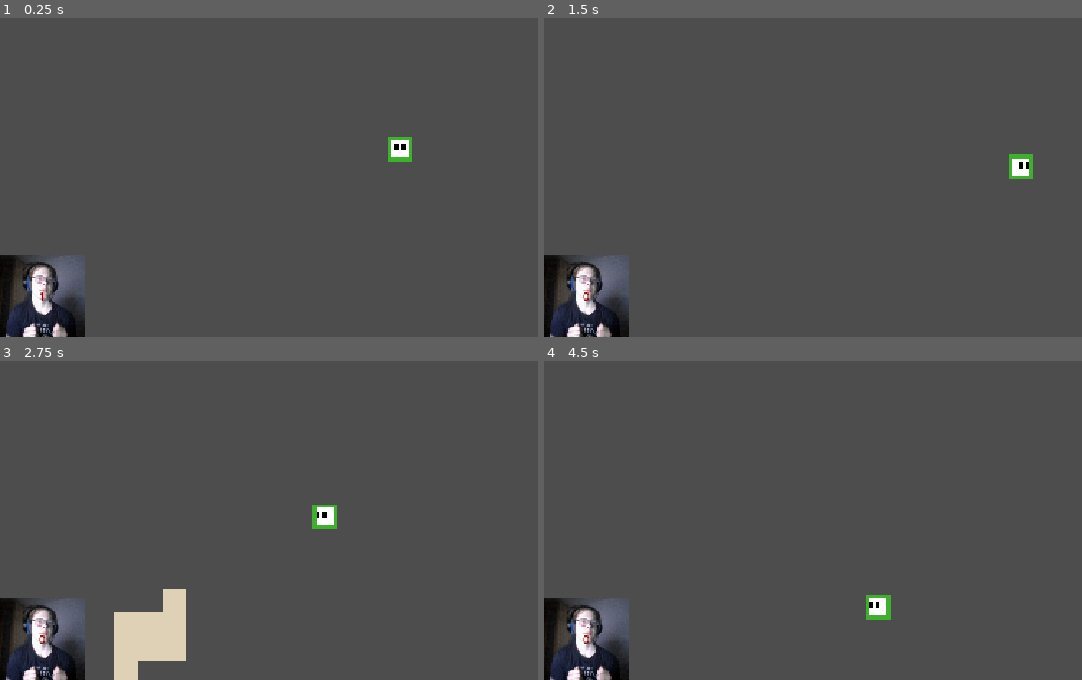
Above: before the commit, frames 1-4 (two rows, left to right).
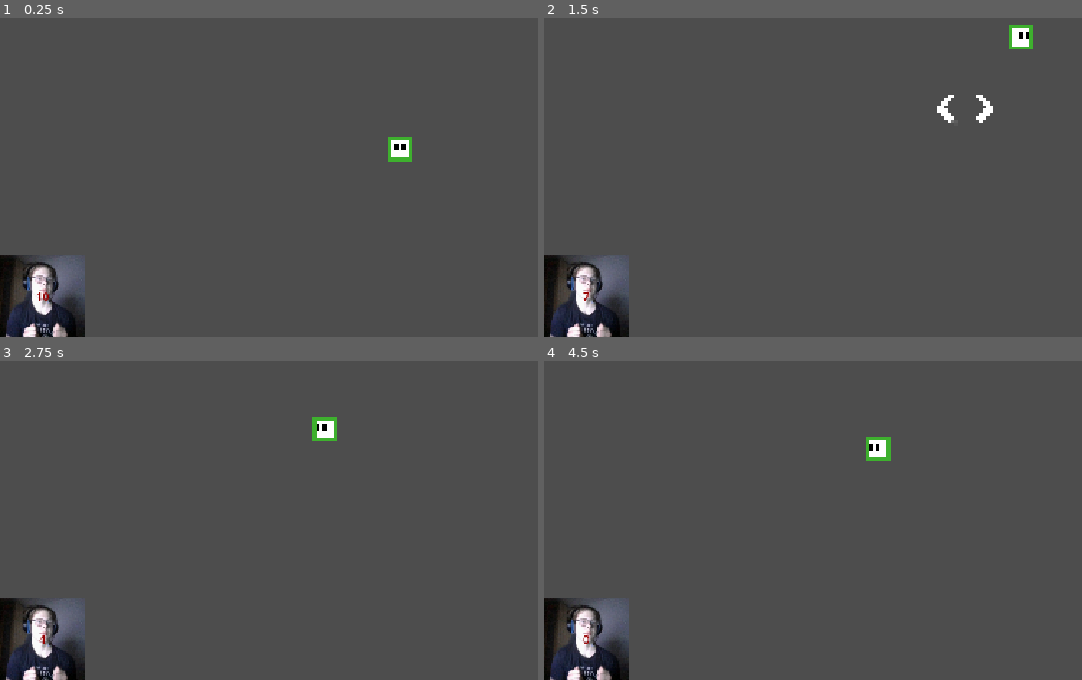
Above: after the commit, the same moments.

Repository: bk23miner/le-Gabe
Game: Godot game, scene res://scenes/Main.tscn
The game is run twice, just before and just after one commit, with the same random seed, the same clock (stepped at 60 frames per second) and the same inputs.
Inputs:
- Up to frame 1 (0.25 s): no input
- Up to frame 2 (1.5 s): hold D (right) from 0.53 s (still down); tap Shift (dash) at 0.6 s; tap Space (jump) at 0.77, 0.8, 1.07, 1.35 s
- Up to frame 3 (2.75 s): tap Space (jump) at 1.52, 1.82, 2.3 s; tap Shift (dash) at 1.55, 2.1 s; release D (right) at 2.03 s; hold A (left) from 2.03 s (still down)
- Up to frame 4 (4.5 s): release A (left) at 2.78 s; hold D (right) 2.78-4.28 s; tap Shift (dash) at 2.85, 4.35 s; tap Space (jump) at 3.02, 3.32, 3.6, 3.77, 4.07 s; hold A (left) from 4.28 s (still down)

The runs differ from the first frame. In frame 1, less than 0.1% of the frame differs, in the area x 6-10%, y 85-89%; in frame 2, 1.0%; in frame 3, 3.4%, in the area x 7-63%, y 17-100%; in frame 4, 0.7%.

Commit message:
Upload-by-Bk

Diff:
--- a/project.godot
+++ b/project.godot
@@ -23,6 +23,7 @@
 [global_group]
 
 Player=""
+World=""
 
 [input]
 
--- a/scenes/Player.tscn
+++ b/scenes/Player.tscn
@@ -1,7 +1,6 @@
 [gd_scene format=3 uid="uid://bgos1neyhkuf"]
 
 [ext_resource type="Script" uid="uid://xh368dmc624i" path="res://scripts/player.gd" id="1_v6fml"]
-[ext_resource type="Texture2D" uid="uid://damgmngihqkqw" path="res://assets/wings.png" id="2_3li8b"]
 [ext_resource type="Texture2D" uid="uid://crj6gnwc3r28x" path="res://assets/sprites.png" id="2_v6fml"]
 [ext_resource type="Texture2D" uid="uid://coj4fimfvy8ww" path="res://assets/salvation.png" id="3_mdl7e"]
 
@@ -68,11 +67,6 @@
 zoom = Vector2(5, 5)
 position_smoothing_enabled = true
 
-[node name="Sprite2D" type="Sprite2D" parent="." unique_id=530342090]
-position = Vector2(0, -0.955)
-scale = Vector2(0.505, 0.505)
-texture = ExtResource("2_3li8b")
-
 [node name="AnimatedSprite2D" type="AnimatedSprite2D" parent="." unique_id=313501202]
 sprite_frames = SubResource("SpriteFrames_msxrf")
 animation = &"death"
--- a/scenes/world.gd
+++ b/scenes/world.gd
@@ -1,8 +1,10 @@
 extends Node2D
-
+var Wings
 var PL: Node = null
 # Called when the node enters the scene tree for the first time.
 func _ready() -> void:
+	Wings = $"D-Jump"
+	Wings.visible = false
 	pass
 
 
@@ -10,3 +12,15 @@
 # Called every frame. 'delta' is the elapsed time since the previous frame.
 func _process(delta: float) -> void:
 	pass
+
+
+func reset_Wings() -> void:
+	Wings.visible = false
+	$"D-Jump/Timer".stop()
+
+
+func Djump() -> void :
+	$"D-Jump".position = $Player.position
+	Wings.visible = true
+	Wings.play("default")
+	$"D-Jump/Timer".start()
--- a/scenes/world.tscn
+++ b/scenes/world.tscn
@@ -2,9 +2,32 @@
 
 [ext_resource type="Script" uid="uid://beo7o7nbnn0sb" path="res://scenes/world.gd" id="1_nnsk1"]
 [ext_resource type="Texture2D" uid="uid://baolnvhg53vek" path="res://assets/tilemap.png" id="2_71j4m"]
+[ext_resource type="Texture2D" uid="uid://beeyws67q6e71" path="res://assets/gabe.png" id="2_qfnet"]
 [ext_resource type="Texture2D" uid="uid://cy12ux2isheuv" path="res://assets/temp_ground.png" id="2_rwgxs"]
 [ext_resource type="PackedScene" uid="uid://bgos1neyhkuf" path="res://scenes/Player.tscn" id="4_k0juu"]
 [ext_resource type="PackedScene" uid="uid://cu4wwvdux1mae" path="res://scenes/spikes/s_spike.tscn" id="5_71j4m"]
+
+[sub_resource type="AtlasTexture" id="AtlasTexture_cw2d6"]
+atlas = ExtResource("2_qfnet")
+region = Rect2(152, 34, 16, 11)
+
+[sub_resource type="AtlasTexture" id="AtlasTexture_70d11"]
+atlas = ExtResource("2_qfnet")
+region = Rect2(152, 23, 16, 11)
+
+[sub_resource type="SpriteFrames" id="SpriteFrames_i7141"]
+animations = [{
+"frames": [{
+"duration": 1.0,
+"texture": SubResource("AtlasTexture_cw2d6")
+}, {
+"duration": 1.0,
+"texture": SubResource("AtlasTexture_70d11")
+}],
+"loop": 1,
+"name": &"default",
+"speed": 5.0
+}]
 
 [sub_resource type="TileSetAtlasSource" id="TileSetAtlasSource_qfnet"]
 texture = ExtResource("2_71j4m")
@@ -72,8 +95,15 @@
 [sub_resource type="RectangleShape2D" id="RectangleShape2D_msxrf"]
 size = Vector2(1501, 576)
 
-[node name="World" type="Node2D" unique_id=538709576]
+[node name="World" type="Node2D" unique_id=538709576 groups=["World"]]
 script = ExtResource("1_nnsk1")
+
+[node name="D-Jump" type="AnimatedSprite2D" parent="." unique_id=1579010172]
+position = Vector2(0, 2)
+sprite_frames = SubResource("SpriteFrames_i7141")
+
+[node name="Timer" type="Timer" parent="D-Jump" unique_id=136905356]
+wait_time = 0.2
 
 [node name="Terrain" type="Node2D" parent="." unique_id=1722484335]
 
@@ -98,3 +128,5 @@
 
 [node name="Spike" parent="." unique_id=239235596 instance=ExtResource("5_71j4m")]
 position = Vector2(-99, 541)
+
+[connection signal="timeout" from="D-Jump/Timer" to="." method="reset_Wings"]
--- a/scripts/player.gd
+++ b/scripts/player.gd
@@ -5,7 +5,7 @@
 @export var jump_speed = -180
 @export var gravity = 500
 
-@export var remaining_djumps = 1
+@export var remaining_djumps = 10
 @export var remaining_dash = 1
 @export var remaining_walljump = 2
 @export var Wings: Node2D#
@@ -19,8 +19,7 @@
 var temp_bd_y_vel
 
 func _ready() -> void:
-	Wings = $Sprite2D
-	Wings.visible = false
+	pass
 
 func _physics_process(delta):
 	#if f_dash:
@@ -52,10 +51,9 @@
 					walljump()
 
 			elif Input.is_action_just_pressed("jump") and !is_on_floor() and remaining_djumps>0:
-				Wings.visible = true
-				$Timer.start()
 				velocity.y = jump_speed
 				remaining_djumps -= 1
+				get_tree().get_first_node_in_group("World").Djump()
 			elif Input.is_action_just_pressed("jump") and is_on_floor():
 				velocity.y = jump_speed
 
@@ -79,9 +77,6 @@
 
 		move_and_slide()
 
-func reset_Wings() -> void:
-	Wings.visible = false
-	$Timer.stop()
 
 
 
